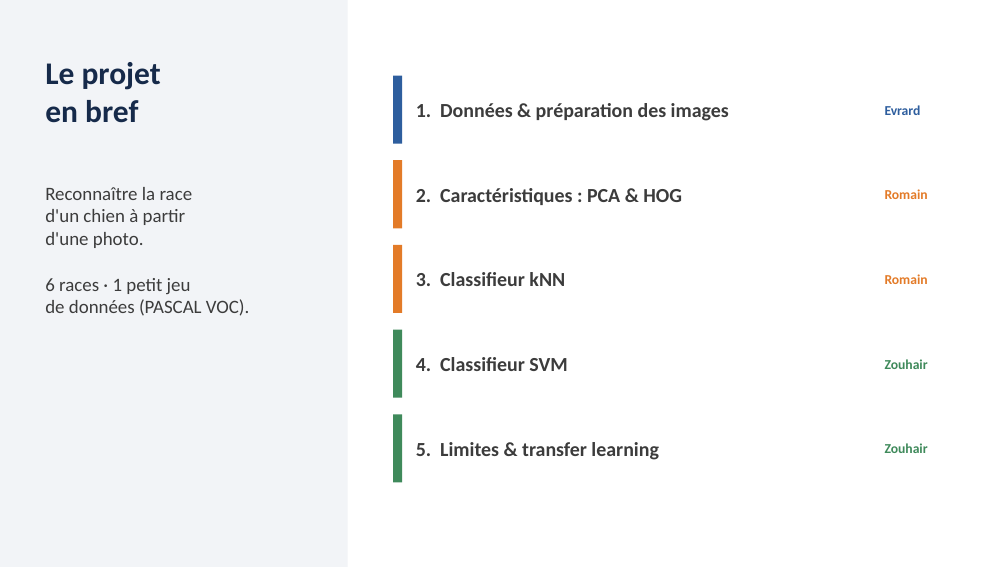
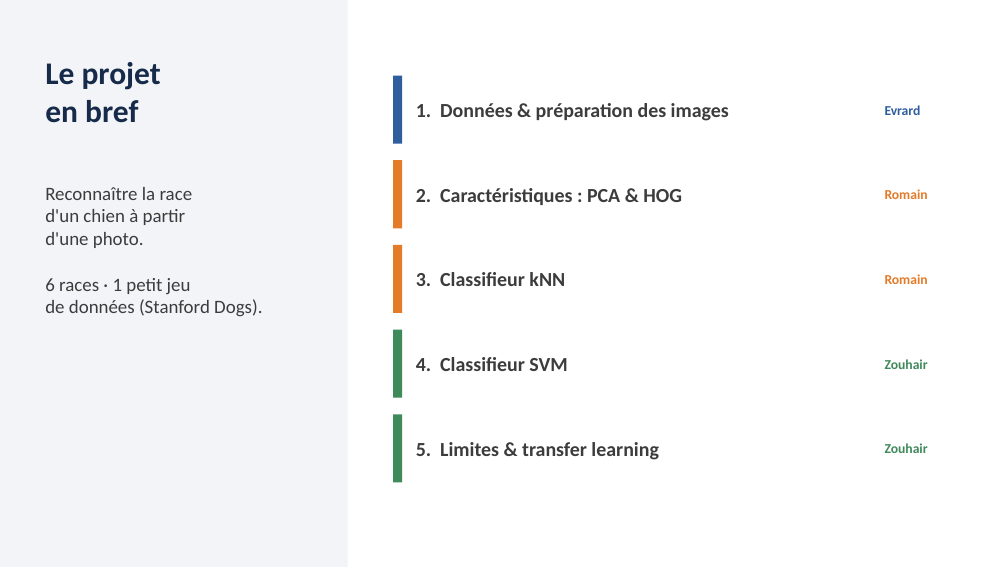
Before and after one commit to BnRomain/Intro-ML, a slide deck: slide 2 of presentation/presentation.pptx. Drawn at 1008x567 pixels with LibreOffice and Linux fonts; fonts in the diff are those of the drawing. Boxes give left, top, right and bottom in pixels: in the first picture for what was removed or moved away, otherwise in the second. Text is boxed around its words. In the diff, an @@ line names an element or a change of style, - is before the commit and + after.

```diff
--- a/presentation/presentation.pptx
+++ b/presentation/presentation.pptx
@@ text at (45, 299, 262, 316): text changed @@
-de données (PASCAL VOC).
+de données (Stanford Dogs).
```
Also in this commit, not shown: 7 other slides changed, 6 other files.
